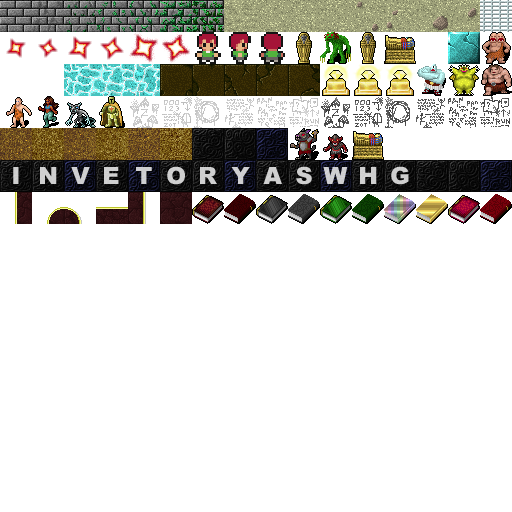
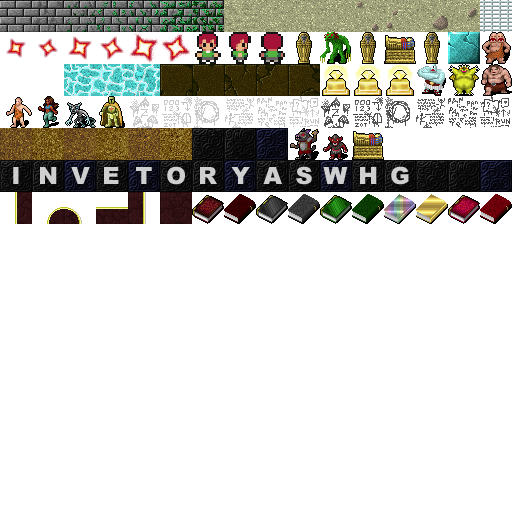
Layered file, before and after one edit (512×512). Changes by layer:
added layer "Layer 5" above "Layer 4" over [424, 32, 440, 64]
